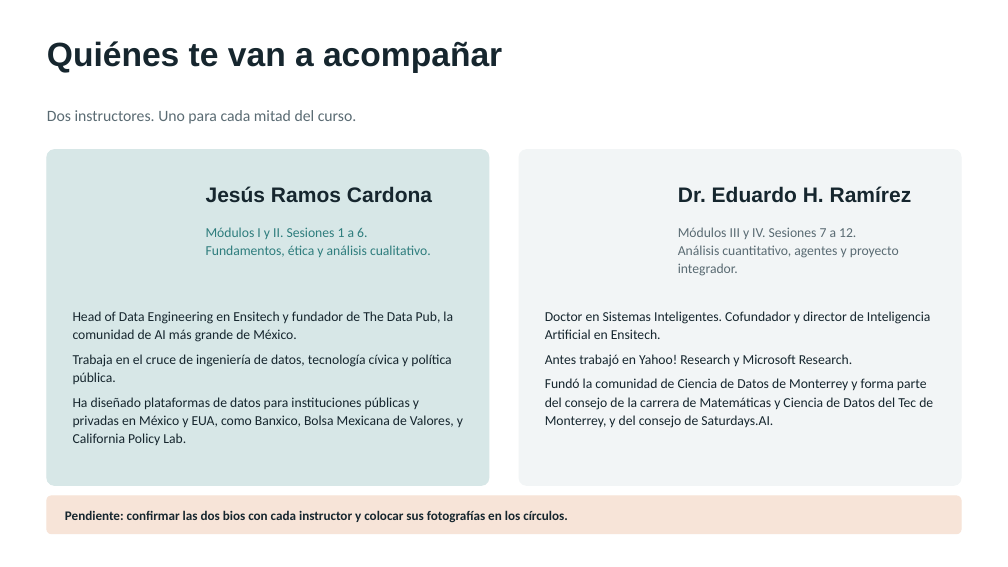
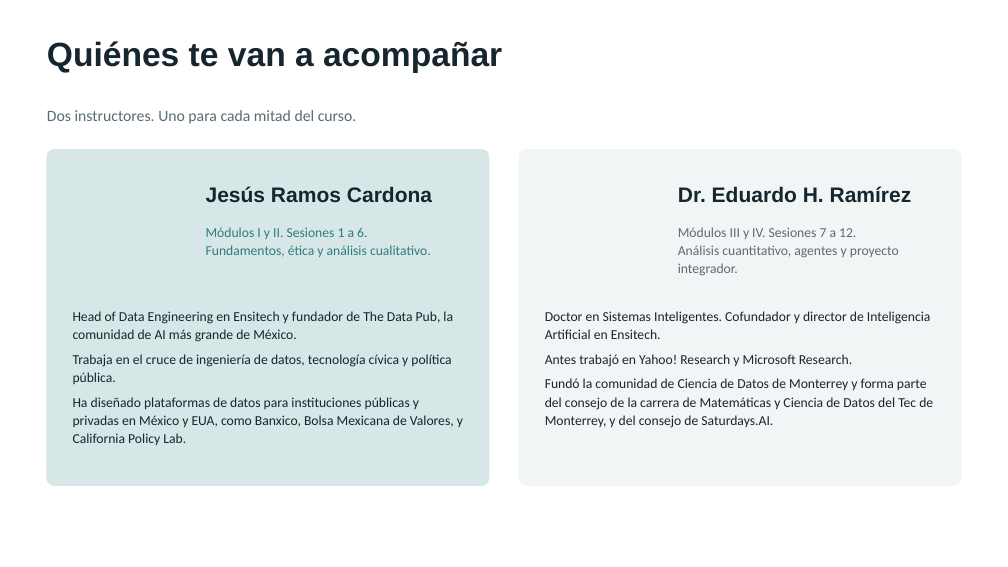
Before and after one commit to marvtrejo/curso-inegi-gen-ai, a slide deck: slide 2 of sesion-01/Sesion_01_Introduccion_IA_Generativa.pptx. Drawn at 1008x567 pixels with LibreOffice and Linux fonts; fonts in the diff are those of the drawing. Boxes give left, top, right and bottom in pixels: in the first picture for what was removed or moved away, otherwise in the second. Text is boxed around its words. In the diff, an @@ line names an element or a change of style, - is before the commit and + after.

```diff
--- a/sesion-01/Sesion_01_Introduccion_IA_Generativa.pptx
+++ b/sesion-01/Sesion_01_Introduccion_IA_Generativa.pptx
@@ rounded rectangle removed at (47,496,961,534) @@
@@ text removed at (65,510,568,522) @@
-Pendiente: confirmar las dos bios con cada instructor y colocar sus fotografías en los círculos.
```
Also in this commit, not shown: 1 slide removed, 5 other files.
